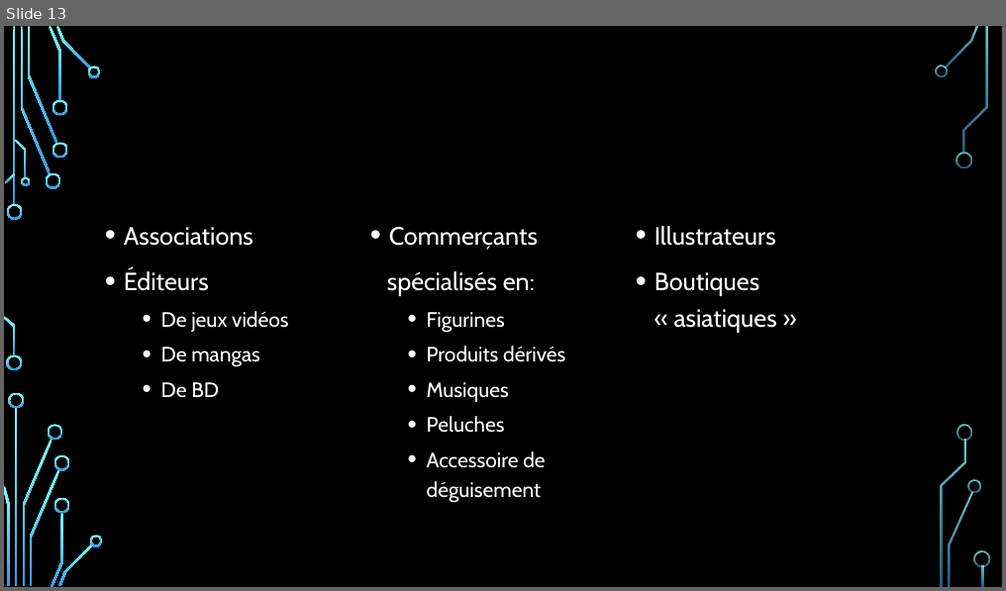
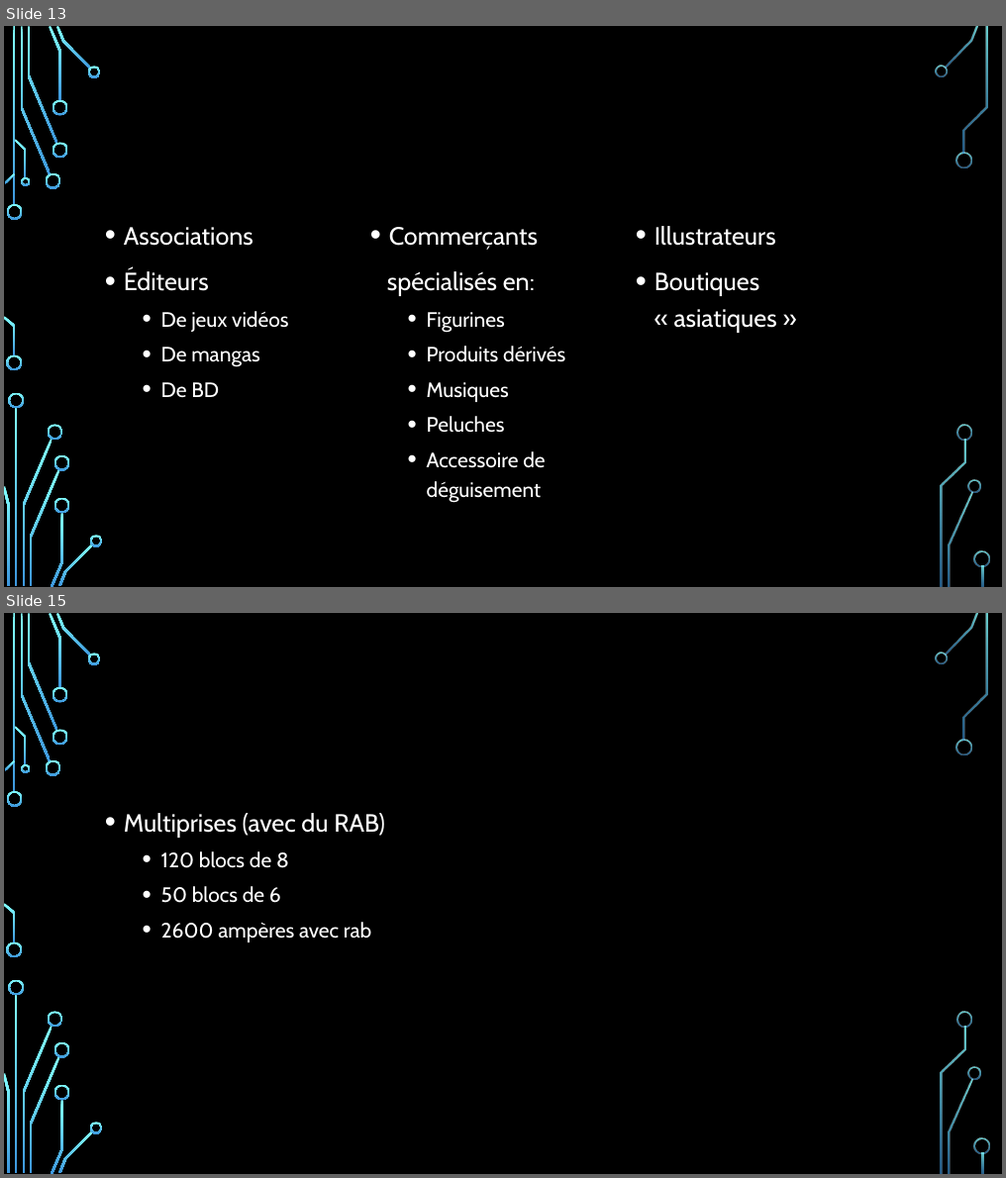
Before and after one commit to Euxiniar/Projet-Exia-Ces-Esport, a slide deck: Présentation projet.pptx. Shown one above the other, each under a label of ours: slide 13 before the commit, slides 13 and 15 after it; the slides between them are not shown. The pictures are 1006x591 and 1006x1178 pixels, drawn with LibreOffice and Linux fonts; fonts in the diff are those of the drawing; background and template pictures are left out. Boxes give left, top, right and bottom in pixels: in the first picture for what was removed or moved away, otherwise in the second. Text is boxed around its words. In the diff, an @@ line names an element or a change of style, - is before the commit and + after.

```diff
--- a/Présentation projet.pptx
+++ b/Présentation projet.pptx
@@ slide 15 added at bbox=[4, 613, 1002, 1174], background picture (left out); not listed: 36 template elements that a slide beside it also shows @@
@@ title added at bbox=[98, 663, 908, 785], 36 pt, text #000000 @@
+ÉLECTRICITÉ
@@ text added at bbox=[124, 813, 385, 943], 20 pt, text #FFFFFF @@
+• Multiprises (avec du RAB)
+  • 120 blocs de 8
+  • 50 blocs de 6
+  • 2600 ampères avec rab
```
Also in this commit, not shown: 3 slides changed, 1 other file.
